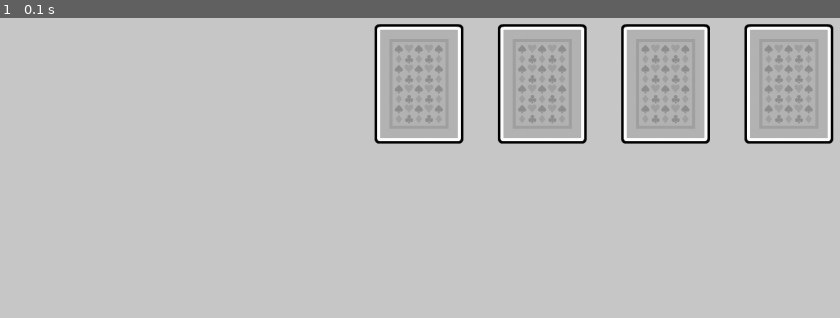
Above: before the commit, frame 1.
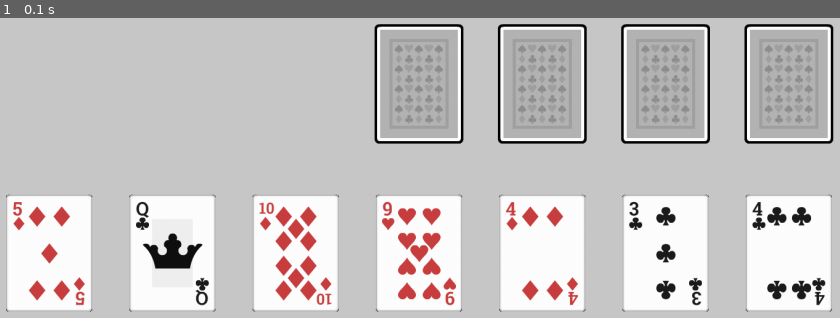
Above: after the commit, the same moment.

Repository: mrmetrix4/PygameSolitaire
Game: pygame game, started from main.py
Two runs of this game, one before a commit and one after it. Both use one fixed random seed, a clock stepped at 60 frames per second and the inputs below.
Inputs:
- Up to frame 1 (0.1 s): no input

The runs differ from the first frame. In frame 1, 26% of the frame differs, in the area x 0-100%, y 58-98%.

Commit message:
Drew the columns.

Diff:
--- a/constants/locations.py
+++ b/constants/locations.py
@@ -2,4 +2,4 @@
 HEIGHT = 720
 
 ROW_ZERO_CENTER_Y = 125
-SLOTS_CENTER_X = (60 + 70 + i*200 for i in range(7))
+ROW_ZERO_CENTER_X = [60 + 70 + i * 200 for i in range(7)]
--- a/main.py
+++ b/main.py
@@ -30,6 +30,8 @@
             if event.type == pygame.QUIT:
                 running_loop = False
 
+        states.game.draw_columns()
+
         pygame.display.update()
     pygame.quit()
 
--- a/states/game.py
+++ b/states/game.py
@@ -47,7 +47,7 @@
         )
 
     def _init_slots(self):
-        for x_pos in list(locations.SLOTS_CENTER_X)[-4:]:
+        for x_pos in list(locations.ROW_ZERO_CENTER_X)[-4:]:
             slot_rect = self.card_slot_sprite.get_rect(center=(x_pos, locations.ROW_ZERO_CENTER_Y))
             self.screen.blit(self.card_slot_sprite, slot_rect)
 
@@ -59,4 +59,5 @@
             self.columns.append([self.card_deck.pop() for _ in range(col + 1)])
 
     def draw_columns(self):
-        pass
+        for idx, col in enumerate(locations.ROW_ZERO_CENTER_X):
+            self.columns[idx][0].draw(center=(col, 400))
